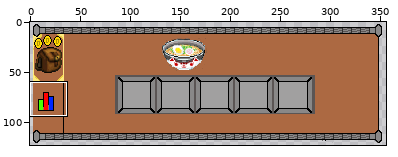
Two versions of one sprite sheet, Resources/inventory_frame_inventory.png. Above, an overview of the earlier version with the close-up marked.
Close-up. First the earlier version:
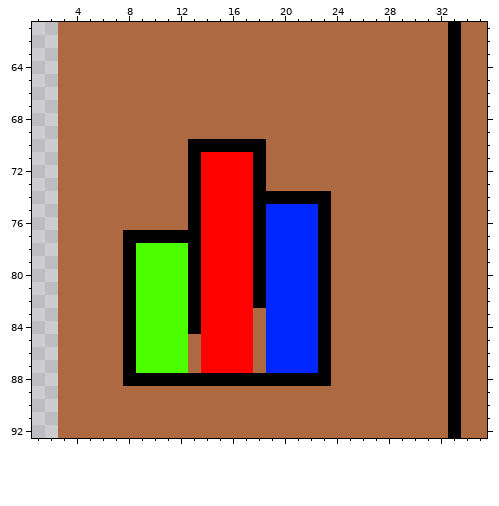
The file is 356x123 pixels. Pixels under 10% opacity are left out. Colours within 5 levels of each other are drawn and written as one. Shown: x 1..35, y 61..92. The commit also changed other parts of the picture, which this record leaves out.
Once edited:
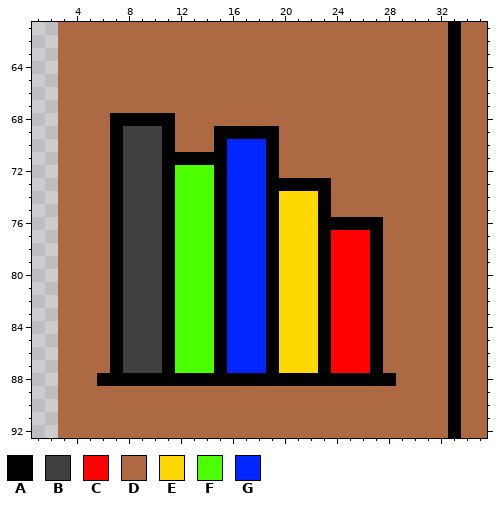
Palette (. is transparent): A #010101  B #404040  C #ff0101  D #ac6942  E #ffd801  F #4cff00  G #0026ff
Diff:
y 68: x 7..11 DDDDD -> AAAAA
y 69: x 7..11 DDDDD -> ABBBA; x 15..19 DDDDD -> AAAAA
y 70: x 7..11 DDDDD -> ABBBA; x 13..14 AA -> DD; x 16..19 AAAD -> GGGA
y 71: x 7..12 DDDDDD -> ABBBAA; x 14..19 CCCCAD -> AAGGGA
y 72: x 7..19 DDDDDDACCCCAD -> ABBBAFFFAGGGA
y 73: x 7..23 DDDDDDACCCCADDDDD -> ABBBAFFFAGGGAAAAA
y 74: x 7..18 DDDDDDACCCCA -> ABBBAFFFAGGG; x 20..22 AAA -> EEE
y 75: x 7..22 DDDDDDACCCCAGGGG -> ABBBAFFFAGGGAEEE
y 76: x 7..22 DDDDDDACCCCAGGGG -> ABBBAFFFAGGGAEEE; x 24..27 DDDD -> AAAA
y 77: x 7..10 DAAA -> ABBB; x 12..22 AACCCCAGGGG -> FFFAGGGAEEE; x 24..27 DDDD -> CCCA
y 78..82: x 7..11 DAFFF -> ABBBA; x 13..22 ACCCCAGGGG -> FFAGGGAEEE; x 24..27 DDDD -> CCCA
y 83..84: x 7..11 DAFFF -> ABBBA; x 13..22 ACCCCDGGGG -> FFAGGGAEEE; x 24..27 DDDD -> CCCA
y 85..87: x 7..11 DAFFF -> ABBBA; x 13..22 DCCCCDGGGG -> FFAGGGAEEE; x 24..27 DDDD -> CCCA
y 88: x 6..7 DD -> AA; x 24..28 DDDDD -> AAAAA
